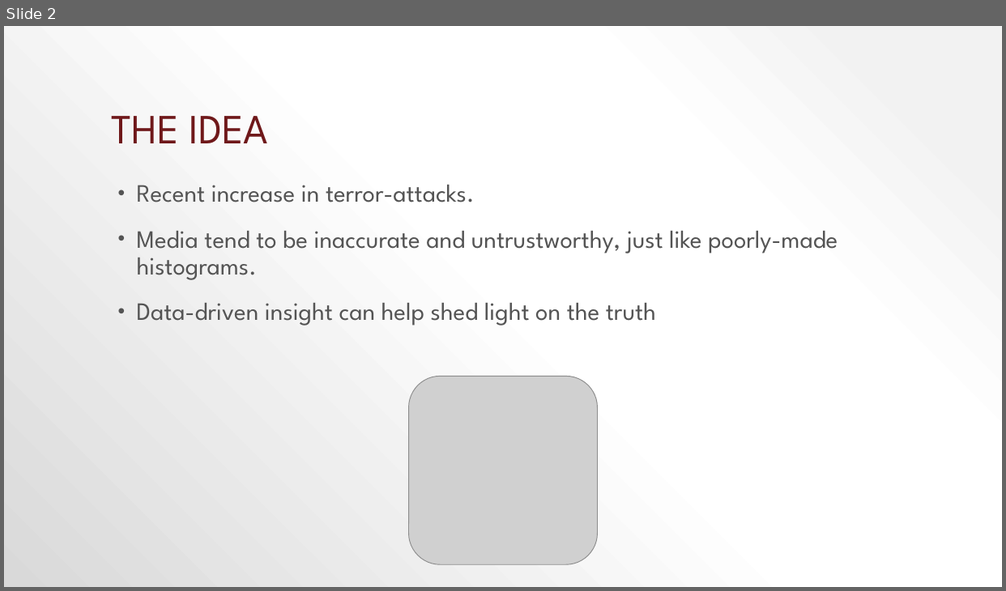
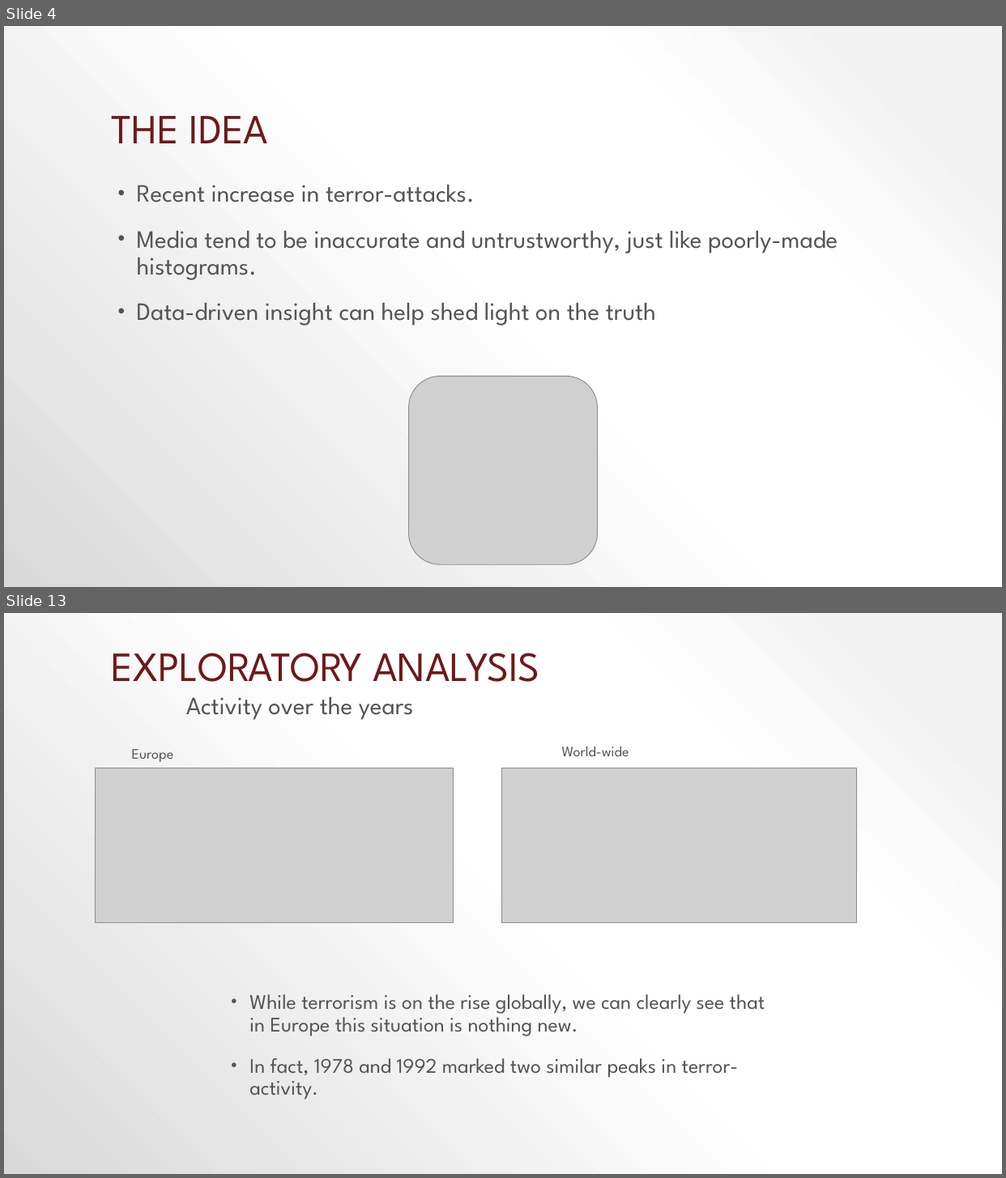
Before and after one commit to Senbyo/socialDataCourse, a slide deck: Final_Project/Terrorism in europe.pptx. Shown one above the other, each under a label of ours: slide 2 before the commit, slides 4 and 13 after it; the slides between them are not shown. The pictures are 1006x591 and 1006x1178 pixels, drawn with LibreOffice and Linux fonts; fonts in the diff are those of the drawing; grey boxes stand for pictures. Boxes give left, top, right and bottom in pixels: in the first picture for what was removed or moved away, otherwise in the second. Text is boxed around its words. In the diff, an @@ line names an element or a change of style, - is before the commit and + after.

Commit message:
Updated slides

```diff
--- a/Final_Project/Terrorism in europe.pptx
+++ b/Final_Project/Terrorism in europe.pptx
@@ slide 13 added at (4,613,1002,1174), background gradient #F2F2F2 to #FFFFFF to #D9D9D9 @@
@@ text added at (111,653,539,682), 40 pt, text #6F181A @@
+EXPLORATORY ANALYSIS
@@ text added at (186,697,414,720), 24 pt, text #545454 @@
+Activity over the years
@@ text added at (132,749,174,762), 14 pt, text #545454 @@
+Europe
@@ text added at (562,746,629,756), 14 pt, text #545454 @@
+World-wide
@@ picture added at (95,769,453,924) @@
@@ picture added at (502,769,857,924) @@
@@ text added at (249,995,765,1100), 20 pt, text #545454 @@
+• While terrorism is on the rise globally, we can clearly see that in Europe this situation is nothing new.
+• In fact, 1978 and 1992 marked two similar peaks in terror-activity.
@@ what was slide 2 is now slide 4 @@
```
Also in this commit, not shown: 1 slide changed, 22 other slides added, 9 slides removed, 1 other file.
